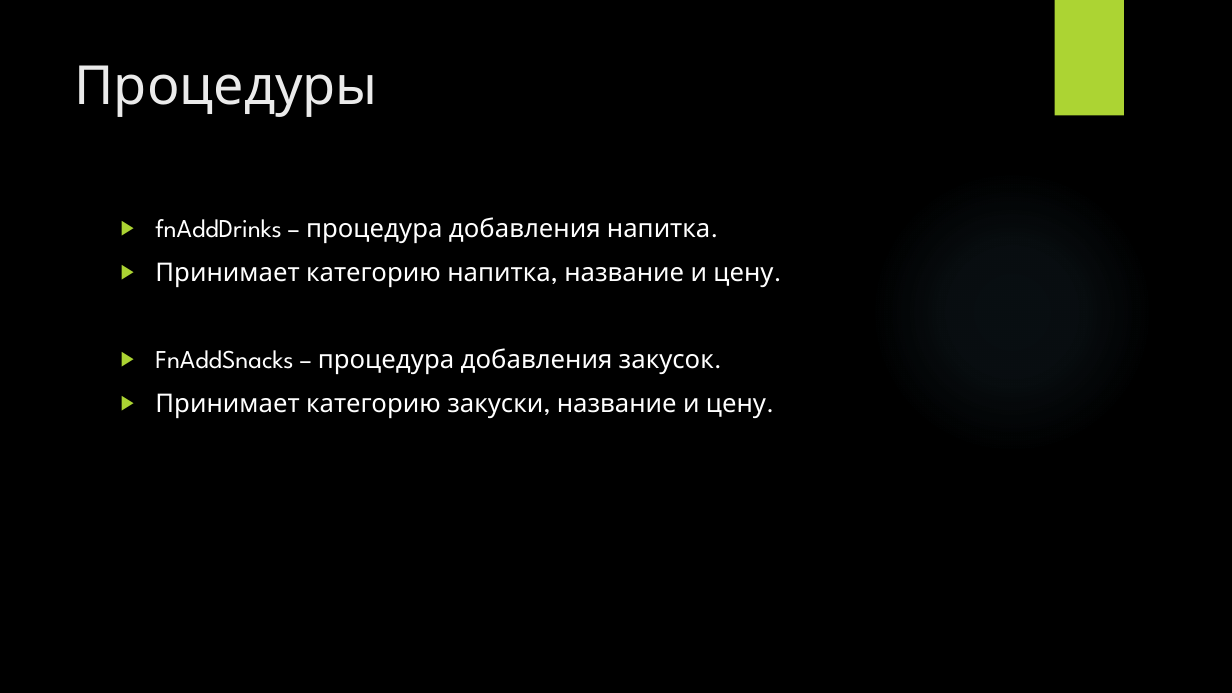
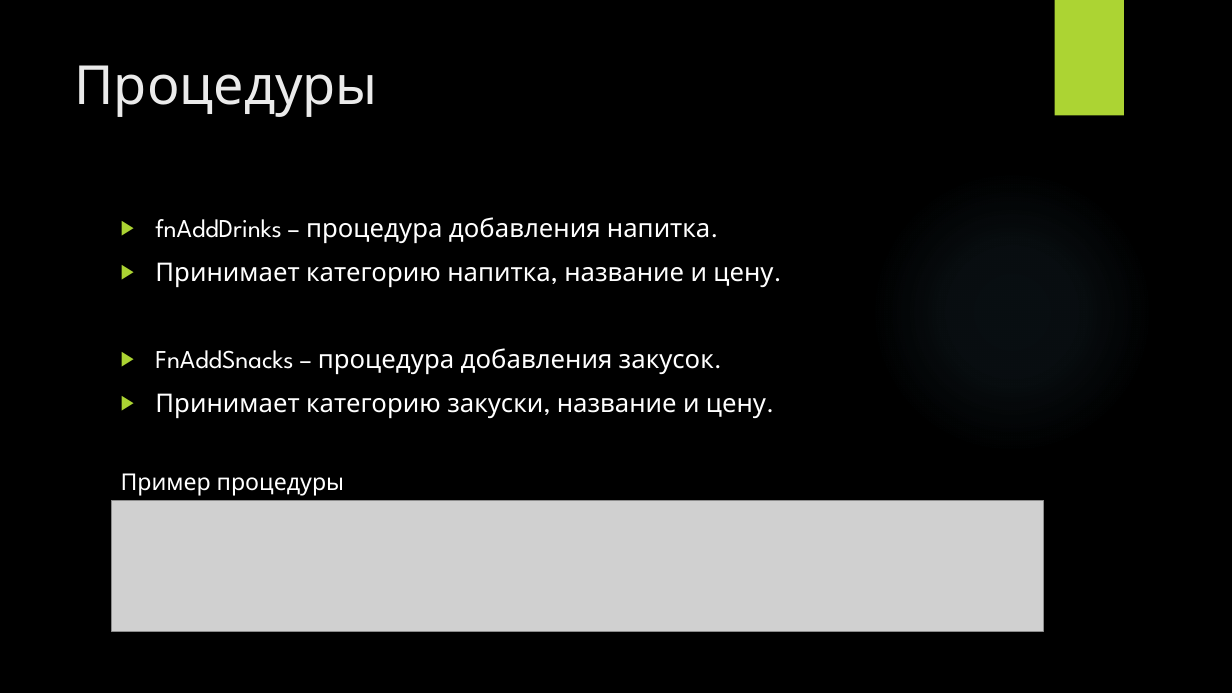
Before and after one commit to DJDims/Cafe-bar-project, a slide deck: slide 9 of CafeBar.pptx (slide 8 before the commit). Drawn at 1232x693 pixels with LibreOffice and Linux fonts; fonts in the diff are those of the drawing; grey boxes stand for pictures; background and template pictures are left out. Boxes give left, top, right and bottom in pixels: in the first picture for what was removed or moved away, otherwise in the second. Text is boxed around its words. In the diff, an @@ line names an element or a change of style, - is before the commit and + after.

```diff
--- a/CafeBar.pptx
+++ b/CafeBar.pptx
@@ text added at box(121, 473, 345, 496), 18 pt, text #FFFFFF @@
+Пример процедуры
@@ picture added at box(112, 500, 1043, 631) @@
```
Also in this commit, not shown: 2 other slides changed, 1 slide added.
